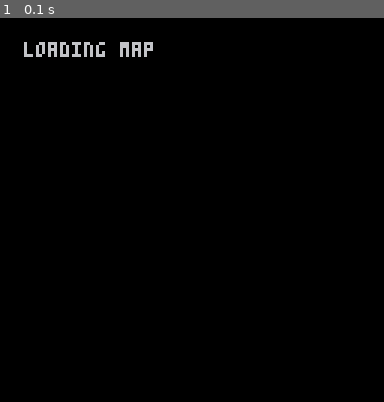
Above: before the commit, frame 1.
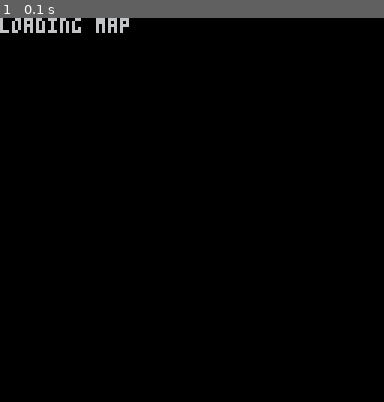
Above: after the commit, the same moment.

Repository: hypothete/world-of-pico
Game: PICO-8 cartridge chunks.p8
The game is run twice, just before and just after one commit, with the same random seed, the same clock (stepped at 60 frames per second) and the same inputs.
Inputs:
- Up to frame 1 (0.1 s): no input

The runs differ from the first frame. In frame 1, 1.2% of the frame differs, in the area x 0-40%, y 0-11%.

Commit message:
warping between maps, fixes to messaging

Diff:
--- a/chunks.p8
+++ b/chunks.p8
@@ -5,6 +5,7 @@
 
 actions={}
 objects={}
+warps={}
 
 loadmsg='loading map'
 
@@ -20,28 +21,40 @@
 	id=0,
 	w=0,
 	h=0,
+	px=0,--player start
+	py=0,
 	data={}
 }
 
-m.set=function()
+m.set=function(cl)
 	--writes mapdata to memory
+	--if cl is true, clears map
 	local ct=0
 	for y=0,m.h-1 do
 		for x=0,m.w-1 do
-			local s=m.data[ct+1]
-			--set sprite
-			mset(x,y,s)
-			ct+=1
-		end
-	end
-end
-
-m.startload=function(id)
+			if cl then
+				mset(x,y,0)
+			else
+				local s=m.data[ct+1]
+ 			--set sprite
+ 			mset(x,y,s)
+ 			ct+=1
+			end
+		end
+	end
+end
+
+
+m.startload=function(id,x,y)
+	state=0
 	--reset the map
+	m.set(true)
 	m.id=id
 	m.data={}
 	m.w=0
 	m.h=0
+	m.px=x
+	m.py=y
 	wpin(1,m.id)--id to request
 	wpin(0,1)--make req
 end
@@ -61,18 +74,29 @@
 			add(m.data,rpin(i))
 		end
 		if #m.data==m.w*m.h then
-			--done, req p.xy
+			--done, req warps
+			--clear warps first
+			warps={}
 			wpin(0,5)
 		else
 			--get more
 			wpin(0,3)
 		end
 	elseif q==6 then
-		loadmsg='loading player xy'
-		p.x=rpin(1)*8
-		p.y=rpin(2)*8
+		loadmsg='loading warps'
+		local w={}
+		w.x=rpin(1)
+		w.y=rpin(2)
+		w.to=rpin(3)
+		w.tx=rpin(4)
+		w.ty=rpin(5)
+		add(warps,w)
+		wpin(0,5)--req more
+	elseif q==7 then
 		wpin(0,0)
-		m.set()
+		m.set(false)
+		p.x=m.px*8
+		p.y=m.py*8
 		state=1--done
 	end
 end
@@ -101,6 +125,7 @@
 				yield()
 			end
 			p.moving=false
+			p.cwarps()
 	end)
 	add(actions, c)
 end
@@ -170,7 +195,17 @@
 			p.step(dx,dy)
 		end
 	end
-
+end
+
+p.cwarps=function()
+	local wx=p.x/8
+	local wy=p.y/8
+	for i=1,#warps do
+		local w=warps[i]
+		if w.x==wx and w.y==wy then
+			m.startload(w.to,w.tx,w.ty)
+		end
+	end
 end
 -->8
 --camera
@@ -223,7 +258,7 @@
 --1=game
 
 function _init()
-	m.startload(0)
+	m.startload(0,4,4)
 end
 
 function _update()
@@ -248,7 +283,8 @@
 function _draw()
 	cls()
  if state==0 then
- print(loadmsg,8,8)
+ camera(0,0)
+ print(loadmsg,0,0)
  elseif state==1 then
  	cam.draw()
  end
Not shown, changed: app.js
Not shown, changed: chunks.js
